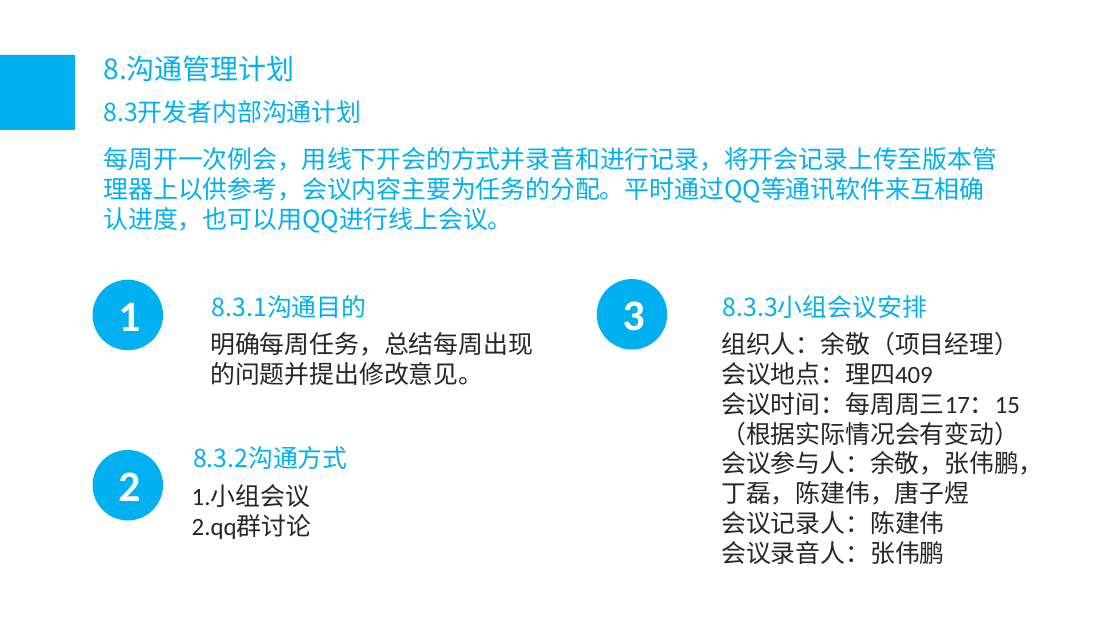
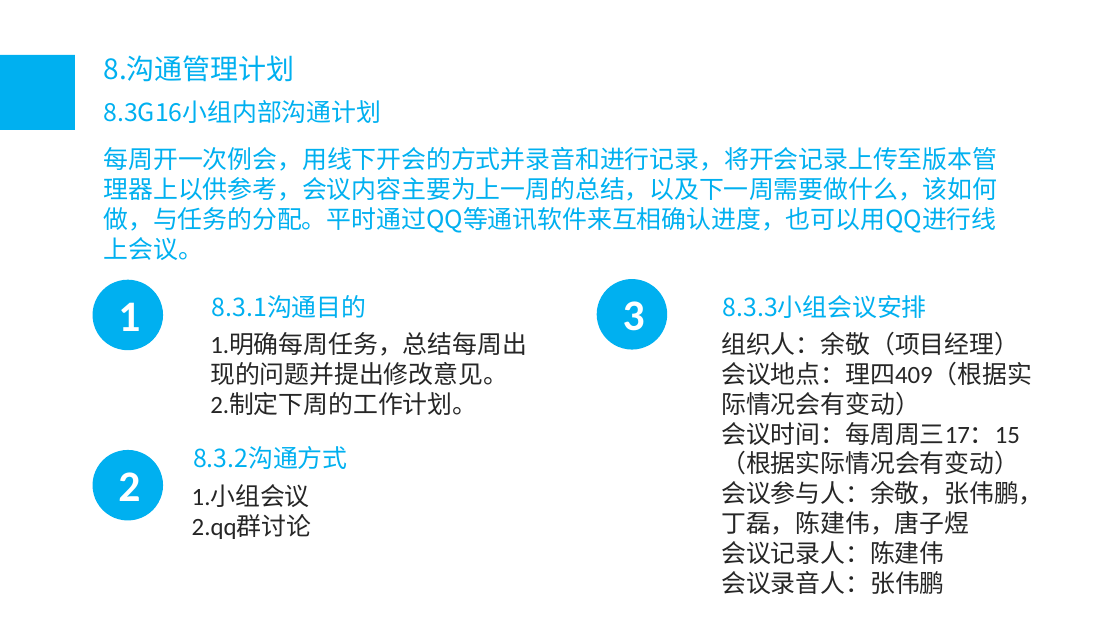
Before and after one commit to tzy502/G16, a slide deck: slide 35 of 需求工程计划/需求工程项目计划PPT.pptx (slide 33 before the commit). Drawn at 1120x630 pixels with LibreOffice and Linux fonts; fonts in the diff are those of the drawing; background and template pictures are left out. Boxes give left, top, right and bottom in pixels: in the first picture for what was removed or moved away, otherwise in the second. Text is boxed around its words. In the diff, an @@ line names an element or a change of style, - is before the commit and + after.

```diff
--- a/需求工程计划/需求工程项目计划PPT.pptx
+++ b/需求工程计划/需求工程项目计划PPT.pptx
@@ text at (104, 100, 382, 123): text changed @@
-8.3开发者内部沟通计划
+8.3G16小组内部沟通计划
@@ text at (104, 147, 998, 260): text changed @@
-每周开一次例会，用线下开会的方式并录音和进行记录，将开会记录上传至版本管理器上以供参考，会议内容主要为任务的分配。平时通过QQ等通讯软件来互相确认进度，也可以用QQ进行线上会议。
+每周开一次例会，用线下开会的方式并录音和进行记录，将开会记录上传至版本管理器上以供参考，会议内容主要为上一周的总结，以及下一周需要做什么，该如何做，与任务的分配。平时通过QQ等通讯软件来互相确认进度，也可以用QQ进行线上会议。
@@ text at (210, 333, 527, 415): text changed @@
-明确每周任务，总结每周出现的问题并提出修改意见。
+1.明确每周任务，总结每周出现的问题并提出修改意见。
+2.制定下周的工作计划。
@@ text at (721, 362, 1032, 416): text changed @@
-会议地点：理四409
+会议地点：理四409（根据实际情况会有变动）
```
Also in this commit, not shown: 7 other slides changed, 7 slides added, 1 slide removed, 41 other files.
